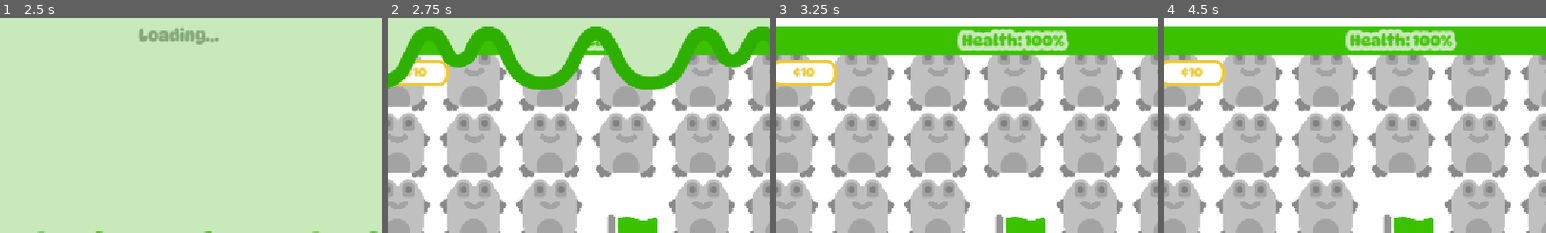
Above: before the commit, frames 1-4 (left to right).
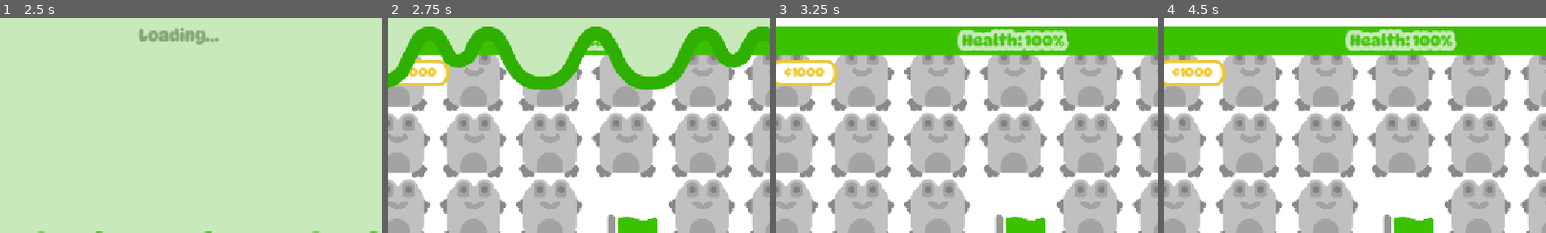
Above: after the commit, the same moments.

Repository: FluffyFishSlimy/food-frogs
Game: Godot game, scene res://scenes/main_menu.tscn
Two runs of this game, one before a commit and one after it. Both use one fixed random seed, a clock stepped at 60 frames per second and the inputs below.
Inputs:
- Up to frame 1 (2.5 s): click "Play" at 0.5 s; click "Play" at 1.25 s; click "Shop" at 2 s
- Up to frame 2 (2.75 s): no input
- Up to frame 3 (3.25 s): click "Recipe Book" at 2.75 s
- Up to frame 4 (4.5 s): click "x30" at 3.5 s; click "x30" at 4.25 s
The pictures show only the part of the screen within x 27-77%, y 0-50%; the shares and areas given below are measured in that part.

Frame 1 is identical in both runs. In frame 2, 0.2% of the frame differs, in the area x 4-13%, y 23-28%; in frame 3, 0.3%, in the area x 2-13%, y 23-28%; in frame 4, 0.3%.

Commit message:
Add box opening feature and update fruit mechanics
Introduces a box opening UI and animation, allowing players to obtain random fruits. Updates fruit properties to support bullet spread, scale, and multi-shot mechanics. Adds new assets for box and arrow graphics, and a tick sound effect. Refactors frog and bullet logic to handle new fruit mechanics, and improves coin spawn animation. Adjusts SFX volume and increases starting coins for testing.

Diff:
--- a/default_bus_layout.tres
+++ b/default_bus_layout.tres
@@ -5,7 +5,7 @@
 bus/1/solo = false
 bus/1/mute = false
 bus/1/bypass_fx = false
-bus/1/volume_db = -12.9785
+bus/1/volume_db = -6.91795
 bus/1/send = &"Master"
 bus/2/name = &"Music"
 bus/2/solo = false
--- a/scenes/bullet.gd
+++ b/scenes/bullet.gd
@@ -10,6 +10,7 @@
 
 func _on_body_entered(body: Node2D) -> void:
 	body.take_damage(bullet_damge)
+	SoundManager.play_sound('tick', randf_range(0.8, 1.2), -10)
 	if bullet_peice == false:
 		queue_free()
 
--- a/scenes/bullet.tscn
+++ b/scenes/bullet.tscn
@@ -21,7 +21,7 @@
 shape = SubResource("CircleShape2D_h1aey")
 
 [node name="timeout" type="Timer" parent="."]
-wait_time = 15.0
+wait_time = 8.0
 
 [node name="Panel" type="Panel" parent="."]
 anchors_preset = 8
--- a/scenes/coin.gd
+++ b/scenes/coin.gd
@@ -1,10 +1,14 @@
 extends Node2D
+@onready var animation_player: AnimationPlayer = $AnimationPlayer
 
 var speed = 300
 var collected = false
 
 func _ready() -> void:
 	rotation_degrees = randi_range(0, 360)
+	animation_player.play("spawn")
+	await animation_player.animation_finished
+	animation_player.play("passive")
 
 func _physics_process(delta: float) -> void:
 	if global_position.distance_to(get_global_mouse_position()) < 70:
--- a/scenes/coin.tscn
+++ b/scenes/coin.tscn
@@ -17,6 +17,18 @@
 "update": 0,
 "values": [Vector2(0.3, 0.3)]
 }
+tracks/1/type = "value"
+tracks/1/imported = false
+tracks/1/enabled = true
+tracks/1/path = NodePath(".:scale")
+tracks/1/interp = 1
+tracks/1/loop_wrap = true
+tracks/1/keys = {
+"times": PackedFloat32Array(0),
+"transitions": PackedFloat32Array(1),
+"update": 0,
+"values": [Vector2(1e-05, 1e-05)]
+}
 
 [sub_resource type="Animation" id="Animation_i64fm"]
 resource_name = "passive"
@@ -31,18 +43,37 @@
 tracks/0/loop_wrap = true
 tracks/0/keys = {
 "times": PackedFloat32Array(0, 0.2, 0.4),
-"transitions": PackedFloat32Array(1, 1, 1),
+"transitions": PackedFloat32Array(-2, -2, -2),
 "update": 0,
 "values": [Vector2(0.3, 0.3), Vector2(0.35, 0.35), Vector2(0.3, 0.3)]
+}
+
+[sub_resource type="Animation" id="Animation_d14el"]
+resource_name = "spawn"
+length = 0.2
+step = 0.1
+tracks/0/type = "value"
+tracks/0/imported = false
+tracks/0/enabled = true
+tracks/0/path = NodePath(".:scale")
+tracks/0/interp = 1
+tracks/0/loop_wrap = true
+tracks/0/keys = {
+"times": PackedFloat32Array(0, 0.2),
+"transitions": PackedFloat32Array(-2, -2),
+"update": 0,
+"values": [Vector2(1e-05, 1e-05), Vector2(1, 1)]
 }
 
 [sub_resource type="AnimationLibrary" id="AnimationLibrary_d14el"]
 _data = {
 &"RESET": SubResource("Animation_11l1o"),
-&"passive": SubResource("Animation_i64fm")
+&"passive": SubResource("Animation_i64fm"),
+&"spawn": SubResource("Animation_d14el")
 }
 
 [node name="coin" type="Node2D"]
+scale = Vector2(1e-05, 1e-05)
 script = ExtResource("1_i64fm")
 
 [node name="Sprite2D" type="Sprite2D" parent="."]
@@ -53,5 +84,4 @@
 libraries = {
 &"": SubResource("AnimationLibrary_d14el")
 }
-autoplay = "passive"
 speed_scale = 0.5
--- a/scenes/data.gd
+++ b/scenes/data.gd
@@ -16,6 +16,7 @@
 signal mixing_done
 signal update_tab_badge
 signal new_fruit_badge
+signal open_box
 
 var holding_fruit:bool = false
 var flag_pos:Vector2 = Vector2.ZERO
@@ -27,11 +28,12 @@
 var mix_fruit:Fruit
 var mixing:bool = false
 var mix_mode:String = "Mix"
+var is_opening_box:bool = false
 
 enum cheat_type {ALL_FRUIT, ONLY_BASE_FRUIT, NONE}
 var debug_type = cheat_type.ONLY_BASE_FRUIT
 
-var coins:int = 10
+var coins:int = 1000
 var wave:int = 0
 var fruit_mixer_progress:int = 0
 
@@ -108,7 +110,8 @@
 	return false
 
 func _ready() -> void:
-	test_rand_weights()
+	#test_rand_weights()
+	pass
 
 #func _process(delta: float) -> void:
 	#pass
--- a/scenes/frog.gd
+++ b/scenes/frog.gd
@@ -10,6 +10,7 @@
 @onready var click_detect: Button = $click_detect
 @onready var fruit_belly_icon: TextureRect = $frog_sprite/belly/fruit_icon
 @onready var frog_sprite: Control = $frog_sprite
+@onready var close_mouth: Timer = $close_mouth
 
 @export var is_hidden:bool = false
 @export var hover_outline:bool = true
@@ -120,13 +121,16 @@
 func _on_shoot_timer_timeout() -> void:
 	if shooting and enemies_in_range.is_empty() == false and fruit_eaten != null:
 		for spawner in bullet_spawners:
-			data.spawn_bullet.emit(spawner.global_position, spawner.global_transform, fruit_eaten)
-			SoundManager.play_sound("shoot", randf_range(0.8, 1.2), -15)
-			mouth_open.show()
-			mouth_smile.hide()
-			await get_tree().create_timer(0.2).timeout
-			mouth_open.hide()
-			mouth_smile.show()
+			if fruit_eaten.bullet_spread != 0:
+				spawner.rotation_degrees -= (fruit_eaten.bullet_spread * (fruit_eaten.bullets_shot+1))/2
+			for i in range(fruit_eaten.bullets_shot):
+				spawner.rotation_degrees += fruit_eaten.bullet_spread
+				data.spawn_bullet.emit(spawner.global_position, spawner.global_transform, fruit_eaten)
+				SoundManager.play_sound("shoot", randf_range(0.8, 1.2), -15)
+				mouth_open.show()
+				mouth_smile.hide()
+
+				close_mouth.start()
 
 func _on_enemy_detect_body_entered(body: Node2D) -> void:
 	enemies_in_range.append(body)
@@ -152,3 +156,8 @@
 
 func _on_times_pressed_reset_timeout() -> void:
 	times_pressed = 0
+
+
+func _on_close_mouth_timeout() -> void:
+	mouth_open.hide()
+	mouth_smile.show()
--- a/scenes/frog.tscn
+++ b/scenes/frog.tscn
@@ -541,6 +541,9 @@
 [node name="times_pressed_reset" type="Timer" parent="."]
 wait_time = 3.0
 
+[node name="close_mouth" type="Timer" parent="."]
+one_shot = true
+
 [connection signal="mouse_entered" from="." to="." method="_on_mouse_entered"]
 [connection signal="mouse_exited" from="." to="." method="_on_mouse_exited"]
 [connection signal="body_entered" from="enemy_detect" to="." method="_on_enemy_detect_body_entered"]
@@ -548,3 +551,4 @@
 [connection signal="timeout" from="shoot_timer" to="." method="_on_shoot_timer_timeout"]
 [connection signal="pressed" from="click_detect" to="." method="_on_click_detect_pressed"]
 [connection signal="timeout" from="times_pressed_reset" to="." method="_on_times_pressed_reset_timeout"]
+[connection signal="timeout" from="close_mouth" to="." method="_on_close_mouth_timeout"]
--- a/scenes/fruit_item.gd
+++ b/scenes/fruit_item.gd
@@ -18,6 +18,8 @@
 @export var override_icon:CompressedTexture2D
 var new_fruit = false
 var bought = false
+@export var box_item:bool = false
+var is_box_reward:bool = false
 
 @onready var normal_cost_label = cost_price.label_settings.duplicate()
 @onready var disabled_cost_label = normal_cost_label.duplicate()
@@ -25,6 +27,9 @@
 func _ready() -> void:
 	if override_fruit:
 		fruit_type = override_fruit
+
+	if box_item == true:
+		mouse_filter = MouseFilter.MOUSE_FILTER_IGNORE
 
 	add_button_animations()
 	update_info(fruit_type)
@@ -42,8 +47,9 @@
 
 	if is_recipe:
 		count.hide()
-		data.tab_change.connect(update_recipe_item)
-		data.new_fruit_badge.connect(show_badge)
+		if !box_item:
+			data.tab_change.connect(update_recipe_item)
+			data.new_fruit_badge.connect(show_badge)
 
 	if is_shop_item:
 		if override_fruit == null:
@@ -57,7 +63,12 @@
 	disabled_cost_label.font_color = Color("#4b4b4b")
 	disabled_cost_label.outline_color = Color("#dddddd")
 
+	if is_box_reward:
+		await get_tree().create_timer(0.3).timeout
+		mouse_filter = Control.MOUSE_FILTER_STOP
+
 func _process(_delta: float) -> void:
+
 	if is_shop_item:
 		if bought:
 			disabled = true
@@ -165,7 +176,16 @@
 		data.drag_stopped.emit()
 		data.holding_fruit = false
 	else:
-		if !is_big_display and !show_just_question_mark and !is_shop_item:
+		if is_box_reward:
+			data.is_opening_box = false
+			if fruit_type.has_been_discovered == false:
+				data.update_tab_badge.emit('Recipe Book', true)
+				data.new_fruit_badge.emit(fruit_type)
+			data.add_fruit_to_inv.emit(fruit_type)
+			if data.tab_selected == "Shop":
+				data.tab_selected = "Shop"
+				data.tab_change.emit()
+		if !is_big_display and !show_just_question_mark and !is_shop_item and !box_item:
 			if new_fruit:
 				new_fruit = false
 				var t2 = create_tween().set_trans(Tween.TRANS_CIRC)
@@ -191,6 +211,10 @@
 			if is_big_display == false:
 				data.add_fruit_to_inv.emit(fruit_type)
 
+			if is_big_display:
+				data.is_opening_box = true
+				data.open_box.emit()
+
 			SoundManager.play_sound("buy", randf_range(0.8, 1.2), 0)
 
 	t.tween_property(button, "scale", Vector2(1, 1), 0.1)
--- a/scenes/fruits/electro_carrot.tres
+++ b/scenes/fruits/electro_carrot.tres
@@ -7,14 +7,17 @@
 [resource]
 script = ExtResource("2_6uk4v")
 name = "Electro Carrot"
-desc = "Fruit Description"
+desc = "Shoots three balls of electricity"
 fruit_sprite = ExtResource("1_jbuf2")
 frog_color = Color(0.937255, 0.905882, 0.415686, 1)
 belly_icon = ExtResource("1_6uk4v")
+cost = 5
 has_been_discovered = false
-fruit_count = 0
 bullet_speed = 600
-bullet_damage = 1.0
+bullet_damage = 0.3
 attack_speed = 1.0
 bullet_peirce = false
+bullet_scale = 1.0
+bullet_spread = 10.0
+bullets_shot = 3
 metadata/_custom_type_script = "uid://bie4uo18q168e"
--- a/scenes/fruits/fire_pepper.tres
+++ b/scenes/fruits/fire_pepper.tres
@@ -7,14 +7,17 @@
 [resource]
 script = ExtResource("3_455gh")
 name = "Fire Pepper"
-desc = "Fruit Description"
+desc = "Shoots a big slow peircing fire ball"
 fruit_sprite = ExtResource("2_mj1oq")
 frog_color = Color(0.894118, 0.364706, 0.364706, 1)
 belly_icon = ExtResource("1_aphq2")
+cost = 5
 has_been_discovered = false
-fruit_count = 0
-bullet_speed = 600
-bullet_damage = 1.0
-attack_speed = 1.0
-bullet_peirce = false
+bullet_speed = 200
+bullet_damage = 2.0
+attack_speed = 2.0
+bullet_peirce = true
+bullet_scale = 2.0
+bullet_spread = 0.0
+bullets_shot = 1
 metadata/_custom_type_script = "uid://bie4uo18q168e"
--- a/scenes/fruits/fruit.gd
+++ b/scenes/fruits/fruit.gd
@@ -18,3 +18,6 @@
 @export var bullet_damage:float = 1
 @export var attack_speed:float = 1
 @export var bullet_peirce:bool = false
+@export var bullet_scale:float = 1
+@export var bullet_spread:float = 0
+@export var bullets_shot:int = 1
--- a/scenes/fruits/ice_apple.tres
+++ b/scenes/fruits/ice_apple.tres
@@ -7,14 +7,17 @@
 [resource]
 script = ExtResource("2_kn4t1")
 name = "Ice Apple"
-desc = "Fruit Description"
+desc = "Shoots ice balls rapidy"
 fruit_sprite = ExtResource("1_brrlm")
 frog_color = Color(0.333333, 0.658824, 0.945098, 1)
 belly_icon = ExtResource("1_kn4t1")
+cost = 5
 has_been_discovered = false
-fruit_count = 0
 bullet_speed = 600
-bullet_damage = 1.0
-attack_speed = 1.0
+bullet_damage = 0.3
+attack_speed = 0.3
 bullet_peirce = false
+bullet_scale = 1.0
+bullet_spread = 0.0
+bullets_shot = 1
 metadata/_custom_type_script = "uid://bie4uo18q168e"
--- a/scenes/game.gd
+++ b/scenes/game.gd
@@ -22,6 +22,7 @@
 	new_bullet.bullet_damge = fruit.bullet_damage
 	new_bullet.speed = fruit.bullet_speed
 	new_bullet.bullet_peice = fruit.bullet_peirce
+	new_bullet.scale = Vector2(fruit.bullet_scale, fruit.bullet_scale)
 
 	add_child(new_bullet)
 
--- a/scenes/game.tscn
+++ b/scenes/game.tscn
@@ -16,6 +16,8 @@
 [ext_resource type="Texture2D" uid="uid://c688ndkw7wbxc" path="res://assets/gear_icon.png" id="12_trtic"]
 [ext_resource type="PackedScene" uid="uid://hvnwc62eirpr" path="res://scenes/mixer.tscn" id="13_ca42v"]
 [ext_resource type="Resource" uid="uid://cw05hyh1opc62" path="res://scenes/fruits/food_box.tres" id="13_rysoc"]
+[ext_resource type="Texture2D" uid="uid://cdfy65rk7mai8" path="res://assets/box_500_x_500.png" id="14_rysoc"]
+[ext_resource type="Texture2D" uid="uid://begg31yuy17be" path="res://assets/arrow.png" id="15_ssvqc"]
 
 [sub_resource type="LabelSettings" id="LabelSettings_p57ef"]
 font = ExtResource("4_iywne")
@@ -104,6 +106,45 @@
 font_color = Color(0.236816, 0.757813, 0, 1)
 outline_size = 30
 
+[sub_resource type="Animation" id="Animation_ssvqc"]
+resource_name = "passive"
+length = 0.6
+loop_mode = 1
+step = 0.1
+tracks/0/type = "value"
+tracks/0/imported = false
+tracks/0/enabled = true
+tracks/0/path = NodePath("space:custom_minimum_size")
+tracks/0/interp = 1
+tracks/0/loop_wrap = true
+tracks/0/keys = {
+"times": PackedFloat32Array(0, 0.3, 0.6),
+"transitions": PackedFloat32Array(1, 1, 1),
+"update": 0,
+"values": [Vector2(0, 0), Vector2(12, 0), Vector2(0, 0)]
+}
+
+[sub_resource type="Animation" id="Animation_264po"]
+length = 0.001
+tracks/0/type = "value"
+tracks/0/imported = false
+tracks/0/enabled = true
+tracks/0/path = NodePath("space:custom_minimum_size")
+tracks/0/interp = 1
+tracks/0/loop_wrap = true
+tracks/0/keys = {
+"times": PackedFloat32Array(0),
+"transitions": PackedFloat32Array(1),
+"update": 0,
+"values": [Vector2(0, 0)]
+}
+
+[sub_resource type="AnimationLibrary" id="AnimationLibrary_1kice"]
+_data = {
+&"RESET": SubResource("Animation_264po"),
+&"passive": SubResource("Animation_ssvqc")
+}
+
 [sub_resource type="StyleBoxFlat" id="StyleBoxFlat_gee14"]
 bg_color = Color(0.784314, 0.913725, 0.72549, 1)
 border_width_left = 10
@@ -342,6 +383,7 @@
 columns = 2
 
 [node name="lab_stuff" type="Control" parent="ui/fruit_panel"]
+visible = false
 layout_mode = 1
 anchors_preset = 15
 anchor_right = 1.0
@@ -578,6 +620,100 @@
 [node name="fruit_item4" parent="ui/fruit_panel/shop/VBoxContainer/item_container" instance=ExtResource("6_p57ef")]
 layout_mode = 2
 is_shop_item = true
+
+[node name="box_opening" type="Control" parent="ui/fruit_panel"]
+layout_mode = 1
+anchors_preset = 15
+anchor_right = 1.0
+anchor_bottom = 1.0
+grow_horizontal = 2
+grow_vertical = 2
+
+[node name="scroll_wheel_clip" type="ColorRect" parent="ui/fruit_panel/box_opening"]
+clip_children = 1
+layout_mode = 1
+anchors_preset = 15
+anchor_right = 1.0
+anchor_bottom = 1.0
+offset_top = 10.0
+offset_bottom = -55.0
+grow_horizontal = 2
+grow_vertical = 2
+mouse_filter = 2
+
+[node name="scroll_wheel" type="VBoxContainer" parent="ui/fruit_panel/box_opening/scroll_wheel_clip"]
+layout_mode = 1
+anchors_preset = 8
+anchor_left = 0.5
+anchor_top = 0.5
+anchor_right = 0.5
+anchor_bottom = 0.5
+offset_left = -30.0
+offset_top = 239.0
+offset_right = 30.0
+offset_bottom = 3659.0
+grow_horizontal = 2
+grow_vertical = 2
+mouse_filter = 2
+theme_override_constants/separation = 10
+
+[node name="box" type="TextureRect" parent="ui/fruit_panel/box_opening"]
+layout_mode = 1
+anchors_preset = 7
+anchor_left = 0.5
+anchor_top = 1.0
+anchor_right = 0.5
+anchor_bottom = 1.0
+offset_left = -59.5
+offset_top = -136.0
+offset_right = 59.5
+offset_bottom = -17.0
+grow_horizontal = 2
+grow_vertical = 0
+texture = ExtResource("14_rysoc")
+expand_mode = 1
+
+[node name="arrows" type="HBoxContainer" parent="ui/fruit_panel/box_opening"]
+modulate = Color(0.235294, 0.756863, 0, 1)
+layout_mode = 1
+anchors_preset = 8
+anchor_left = 0.5
+anchor_top = 0.5
+anchor_right = 0.5
+anchor_bottom = 0.5
+offset_left = -72.5
+offset_top = -77.5
+offset_right = 72.5
+offset_bottom = -27.5
+grow_horizontal = 2
+grow_vertical = 2
+mouse_filter = 2
+theme_override_constants/separation = 30
+
+[node name="left_arrow" type="TextureRect" parent="ui/fruit_panel/box_opening/arrows"]
+custom_minimum_size = Vector2(50, 50)
+layout_mode = 2
+mouse_filter = 2
+texture = ExtResource("15_ssvqc")
+expand_mode = 1
+
+[node name="space" type="Control" parent="ui/fruit_panel/box_opening/arrows"]
+layout_mode = 2
+mouse_filter = 2
+
+[node name="right_arrow" type="TextureRect" parent="ui/fruit_panel/box_opening/arrows"]
+custom_minimum_size = Vector2(50, 50)
+layout_mode = 2
+mouse_filter = 2
+texture = ExtResource("15_ssvqc")
+expand_mode = 1
+flip_h = true
+
+[node name="AnimationPlayer" type="AnimationPlayer" parent="ui/fruit_panel/box_opening/arrows"]
+libraries = {
+&"": SubResource("AnimationLibrary_1kice")
+}
+autoplay = "passive"
 
 [node name="health" type="ProgressBar" parent="ui"]
 anchors_preset = 10
--- a/scenes/panel_tab.gd
+++ b/scenes/panel_tab.gd
@@ -12,11 +12,12 @@
 	tab_name_label.scale = Vector2(0, 0)
 	self_modulate = Color('#ffffff')
 	data.tab_change.connect(tab_changed)
-	data.tab_change.emit()
+	#data.tab_change.emit()
 	data.update_tab_badge.connect(update_tab_badge)
 
 func update_tab_badge(tab_name_for_upt, show_badge):
-	if tab_name == tab_name_for_upt:
+	#print('Tab: ' + tab_name_for_upt + " badge: " + str(show_badge))
+	if tab_name == "Recipe Book":
 		if show_badge:
 			var t = create_tween().set_trans(Tween.TRANS_CIRC)
 			t.tween_property(badge, 'scale', Vector2(1, 1), 0.3)
@@ -28,7 +29,8 @@
 	self_modulate = Color('#ffffff')
 	if data.tab_selected == tab_name:
 		self_modulate = Color('#d0f0c2')
-	data.update_tab_badge.emit(tab_name, false)
+	if data.tab_selected == "Recipe Book":
+		data.update_tab_badge.emit(tab_name, false)
 
 func _on_mouse_entered() -> void:
 	var t = create_tween().set_trans(Tween.TRANS_CIRC)
--- a/scenes/sound_manager.tscn
+++ b/scenes/sound_manager.tscn
@@ -15,6 +15,7 @@
 [ext_resource type="AudioStream" uid="uid://c8vbevlsolhto" path="res://assets/sfx/mixer_ding.wav" id="13_74mgu"]
 [ext_resource type="AudioStream" uid="uid://j6oyd462lx6w" path="res://assets/sfx/mix.wav" id="14_s8vuo"]
 [ext_resource type="AudioStream" uid="uid://d4es3emub1hw8" path="res://assets/sfx/buy.wav" id="15_wcfih"]
+[ext_resource type="AudioStream" uid="uid://ctck5spweqj26" path="res://assets/sfx/tick.wav" id="16_laeq7"]
 
 [node name="SoundManager" type="Node"]
 script = ExtResource("1_gbdfy")
@@ -83,3 +84,8 @@
 stream = ExtResource("15_wcfih")
 max_polyphony = 10
 bus = &"SFX"
+
+[node name="tick" type="AudioStreamPlayer" parent="."]
+stream = ExtResource("16_laeq7")
+max_polyphony = 2
+bus = &"SFX"
--- a/scenes/ui.gd
+++ b/scenes/ui.gd
@@ -19,6 +19,8 @@
 @onready var shop_stuff: Control = $fruit_panel/shop
 @onready var coins_num: Label = $stats_container/coins_panel/HBoxContainer/coins_num
 @onready var coins_panel: Panel = $stats_container/coins_panel
+@onready var box_opening: Control = $fruit_panel/box_opening
+@onready var scroll_wheel: VBoxContainer = $fruit_panel/box_opening/scroll_wheel_clip/scroll_wheel
 
 @onready var fruit_item = preload("res://scenes/fruit_item.tscn")
 
@@ -37,6 +39,7 @@
 	data.mixer_updated.connect(mix_or_unmix)
 	data.mixing_done.connect(update_recipe_info)
 	data.coin_picked_up.connect(bump_coin_counter)
+	data.open_box.connect(open_box)
 
 	# Manually add in some fruits
 	if data.debug_type== data.cheat_type.ALL_FRUIT:
@@ -142,6 +145,54 @@
 	recipe_container.hide()
 	recipe_info.show()
 
+func open_box():
+	var not_gotten_fruit = []
+
+	scroll_wheel.position.y = -29
+	var fruit_gotten
+
+	for child in scroll_wheel.get_children():
+		child.queue_free()
+	for i in range(46):
+		var new_fruit = fruit_item.instantiate()
+		new_fruit.fruit_type = data.get_rand_fruit_weighted()
+		new_fruit.is_recipe = true
+		new_fruit.recipe_discovered = true
+		new_fruit.box_item = true
+		if i == 40:
+			fruit_gotten = new_fruit
+			new_fruit.is_box_reward = true
+		else:
+			not_gotten_fruit.append(new_fruit)
+		scroll_wheel.add_child(new_fruit)
+
+
+	shop_stuff.hide()
+	box_opening.show()
+	var t = create_tween().set_trans(Tween.TRANS_CIRC)
+	var target_y = -2583.0
+
+	# Tween the position over 2 seconds
+	t.tween_method(_update_scroll_y, scroll_wheel.position.y, target_y, 2)
+	await t.finished
+
+	for fruit_item in not_gotten_fruit:
+		#fruit_item.disabled = true
+		var t2 = create_tween().set_trans(Tween.TRANS_CIRC)
+		t2.tween_property(fruit_item, "modulate", Color("#bababa"), 0.3)
+
+	SoundManager.play_sound('mixer_ding', randf_range(0.9, 1.1), 0)
+	await get_tree().create_timer(0.3).timeout
+
+var last_sound_y = -29
+var sound_interval = 65
+
+func _update_scroll_y(value):
+	scroll_wheel.position.y = value
+	if abs(value - last_sound_y) >= sound_interval:
+		last_sound_y = value
+		SoundManager.play_sound("button_hover", randf_range(0.9, 1.1), 0)
+
 func chage_tabs():
 	# Hide all otehr tabs firs
 	fruit_container.hide()
@@ -149,6 +200,7 @@
 	recipe_container.hide()
 	recipe_info.hide()
 	shop_stuff.hide()
+	box_opening.hide()
 	scroll_container.size.y = 368 # 580
 	scroll_container.scroll_vertical = 0
 
@@ -165,7 +217,10 @@
 			recipe_container.show()
 		scroll_container.size.y = 580 # 580
 	if data.tab_selected == "Shop":
-		shop_stuff.show()
+		if data.is_opening_box:
+			box_opening.show()
+		else:
+			shop_stuff.show()
 
 func _physics_process(_delta: float) -> void:
 	health_bar.value = lerp(health_bar.value, data.health, 0.2)
Binary file added: assets/arrow.png
Not shown, added: assets/arrow.png.import
Binary file added: assets/box_500_x_500.png
Not shown, added: assets/box_500_x_500.png.import
Not shown, added: assets/sfx/tick.wav.import
Not shown: 1 places in scenes/coin.tscn that only renumber resources
Not shown: 1 places in scenes/game.tscn that only renumber resources
Not shown: 1 places in scenes/sound_manager.tscn that only renumber resources
Not shown, added: assets/sfx/tick.wav
